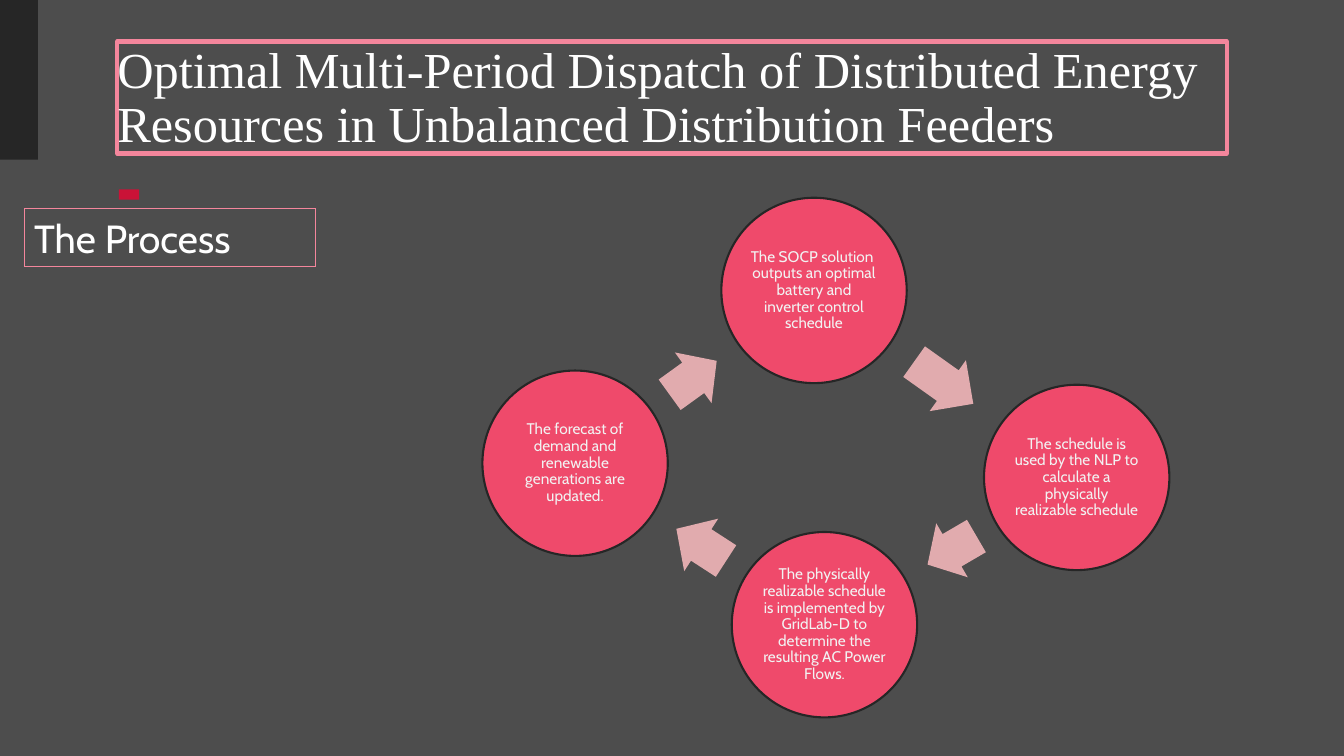
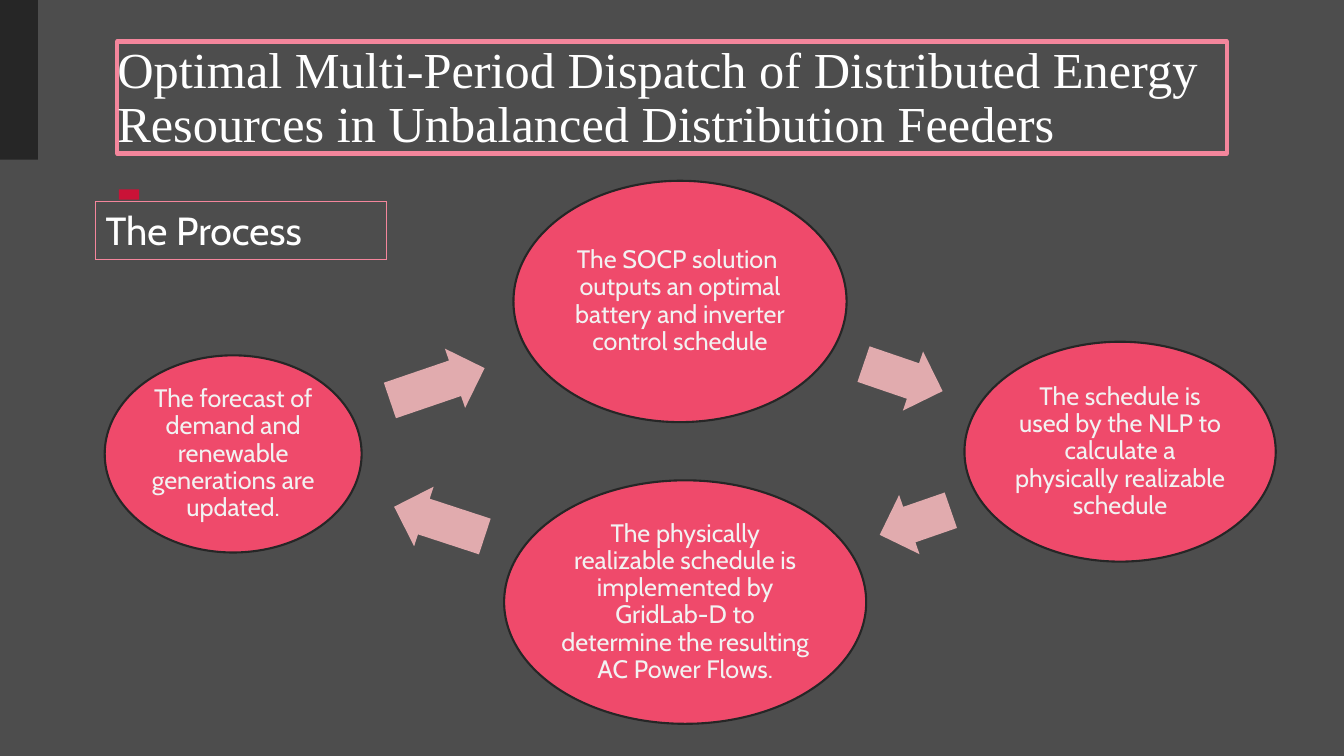
Before and after one commit to Realife-Brahmin/OriginalDocsHub, a slide deck: slide 10 of research_showcase/multiPeriodOptimization_aryan_ritwajeet_jha.pptx. Drawn at 1344x756 pixels with LibreOffice and Linux fonts; fonts in the diff are those of the drawing; background and template pictures are left out. Boxes give left, top, right and bottom in pixels: in the first picture for what was removed or moved away, otherwise in the second. Text is boxed around its words. In the diff, an @@ line names an element or a change of style, - is before the commit and + after.

```diff
--- a/research_showcase/multiPeriodOptimization_aryan_ritwajeet_jha.pptx
+++ b/research_showcase/multiPeriodOptimization_aryan_ritwajeet_jha.pptx
@@ rectangle "The Process": place and size @@
-rectangle "The Process" at (24,209,316,266)
+rectangle "The Process" at (96,202,387,259)
@@ ellipse: place and size @@
-ellipse at (722,198,907,383)
+ellipse at (513,180,847,421)
@@ text "The SOCP solution outputs an ...": place and size @@
-text "The SOCP solution outputs an ..." at (751,250,875,328)
+text "The SOCP solution outputs an ..." at (575,249,785,351)
@@ ellipse: place and size @@
-ellipse at (483,371,668,557)
+ellipse at (105,356,362,554)
@@ right arrow at (380,338,494,430): rotation 324 to 341 degrees @@
@@ right arrow at (853,335,953,421): rotation 35 to 18 degrees @@
@@ ellipse: place and size @@
-ellipse at (984,385,1170,571)
+ellipse at (965,342,1276,562)
@@ size 11 to 18 pt; more space between paragraphs in 4 elements at (1015,386,1225,514), (575,249,785,351), (561,523,809,679), (152,388,315,522) @@
@@ text "The forecast of demand and ...": place and size @@
-text "The forecast of demand and ..." at (525,422,625,505)
+text "The forecast of demand and ..." at (152,388,315,522)
@@ text "The schedule is used by ...": place and size @@
-text "The schedule is used by ..." at (1015,437,1139,515)
+text "The schedule is used by ..." at (1015,386,1225,514)
@@ right arrow at (385,477,495,566): rotation 212 to 198 degrees @@
@@ ellipse: place and size @@
-ellipse at (732,532,918,718)
+ellipse at (504,481,866,725)
@@ right arrow at (870,480,962,564): rotation 149 to 160 degrees @@
@@ text "The physically realizable schedule is ...": place and size @@
-text "The physically realizable schedule is ..." at (763,567,886,679)
+text "The physically realizable schedule is ..." at (561,523,809,679)
```
Also in this commit, not shown: 1 other slide changed.
